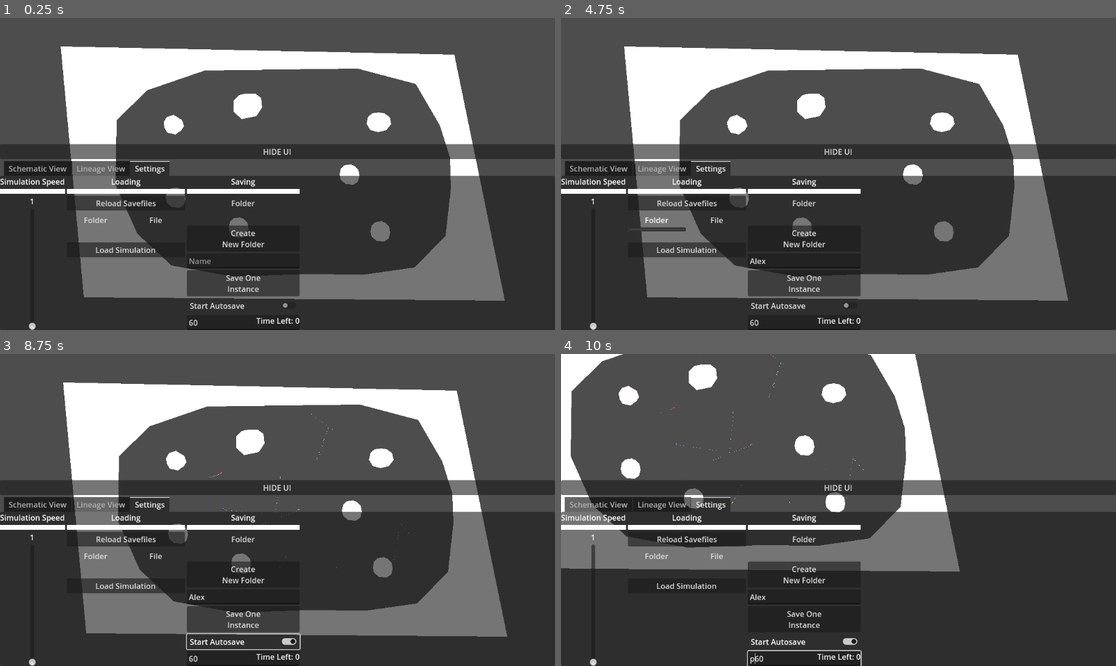
Above: before the commit, frames 1-4 (two rows, left to right).
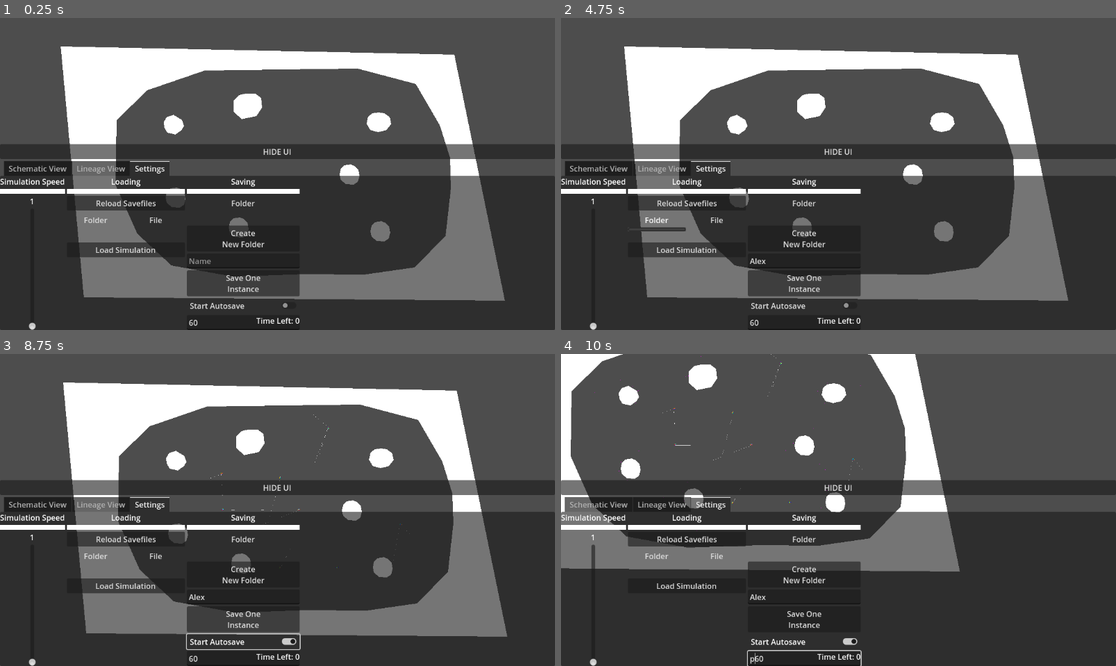
Above: after the commit, the same moments.

Repository: 06gusmog/EVOLUTIONATOR-4000
Game: Godot game, scene res://Misc/world.tscn
Same seed, same stepped clock (60 frames per second), same inputs: the game is played once before the commit and once after it.
Inputs (mouse positions are in pixels of both pictures, inside the frame that each line leads up to):
- Up to frame 1 (0.25 s): no input
- Up to frame 2 (4.75 s): click (805, 261) at 0.52 s; type "Alex" at 0.6 s; click "Create New Folder" at 1.25 s; click "Create New Folder" at 2 s; click "HIDE UI" at 2.75 s; click "SHOW UI" at 3.5 s; click "Folder" at 4.25 s
- Up to frame 3 (8.75 s): click "File" at 5 s; click "Reload Savefiles" at 5.75 s; click "Load Simulation" at 6.5 s; click "Save One Instance" at 7.25 s; click "Start Autosave" at 8 s
- Up to frame 4 (10 s): move the mouse to (899, 569) at 8.77 s; hold Right (right) 8.78-9.53 s; click (899, 569) at 8.85 s; move the mouse to (788, 428) at 9.52 s; hold Down (down) from 9.53 s (still down); tap P (test input) at 9.6 s

Frames 1-2 are identical in both runs. In frame 3, less than 0.1% of the frame differs, in the area x 37-74%, y 19-66%; in frame 4, less than 0.1%, in the area x 17-55%, y 0-48%.
Error after the commit: Attempt to call function 'store_line' in base 'null instance' on a null instance. (res://Misc/SimulationHandler.gd:153)

Commit message:
Timer fix, done now

Diff:
--- a/Godot/Misc/SimulationHandler.gd
+++ b/Godot/Misc/SimulationHandler.gd
@@ -15,7 +15,7 @@
 # Math functions
 func _ready():
 	food_spawn_nodes.pop_at(-1)
-
+	GlobalSettings.autosave_timer = $"Autosave Timer"
 # All test inputs in userinterface!!
 
 func get_random_position(food_spawn_node):
--- a/Godot/Misc/User Interface/Settings/settings.gd
+++ b/Godot/Misc/User Interface/Settings/settings.gd
@@ -34,7 +34,7 @@
 	simulation_speed_slider.value = GlobalSettings.simulation_speed
 
 func _process(delta: float) -> void:
-	time_until_autosave.text = 'Time Left: ' + str(int(autosave_timer.time_left))
+	time_until_autosave.text = 'Time Left: ' + str(int(autosave_timer.time_left / GlobalSettings.simulation_speed))
 
 func _on_simulation_speed_slider_drag_ended(value_changed: bool) -> void:
 	GlobalSettings.simulation_speed = simulation_speed_slider.value
@@ -95,8 +95,8 @@
 func _on_autosave_time_text_changed(new_text: String) -> void:
 	if new_text.is_valid_int():
 		if int(new_text) > 0:
-			autosave_timer.wait_time = int(new_text) * 60
-			print(autosave_timer.wait_time)
+			GlobalSettings.time_between_saves = int(new_text) * 60
+			autosave_timer.wait_time = GlobalSettings.time_between_saves * GlobalSettings.simulation_speed
 
 func _on_check_button_button_down() -> void:
 	if check_button.button_pressed:
--- a/Godot/Misc/User Interface/UserInterface.gd
+++ b/Godot/Misc/User Interface/UserInterface.gd
@@ -47,6 +47,7 @@
 
 	if Input.is_action_just_pressed('test input'):
 		pass
+	"""
 	if Input.is_action_just_pressed('Save'):
 		print('Saving!')
 		world.save_game_2()
@@ -56,6 +57,7 @@
 		connection_monitor.unload_creature()
 		print('Loading save at location "' + GlobalSettings.savefile_selected + '"')
 		world.load_game_2(GlobalSettings.savefile_selected)
+	"""
 	#progress_bar.value = creature_selected.energy
 
 
--- a/Godot/Standards/global_settings.gd
+++ b/Godot/Standards/global_settings.gd
@@ -1,5 +1,5 @@
 extends Node
-
+var autosave_timer
 #Map
 var map_size = Vector2(640, 384)
 
@@ -54,8 +54,12 @@
 var simulation_speed = 1
 var food_cap = 1000
 var ticks_per_second = 30
+var time_between_saves = 3600
 
 func set_simulation_speed(speed):
+
+	autosave_timer.start((autosave_timer.time_left / autosave_timer.wait_time) * time_between_saves * speed)
+	autosave_timer.wait_time = time_between_saves * speed
 	Engine.time_scale = simulation_speed
 	Engine.physics_ticks_per_second = ticks_per_second * simulation_speed
 
@@ -71,9 +75,9 @@
 	'armor_cell.tscn':Color.DARK_GRAY
 	}
 
-
 var savefile_selected = "res://savefiles/savegame13-8.txt"
 var save_path = "res://savefiles/Placeholder/"
-
+"""
 func _ready():
 	set_simulation_speed(simulation_speed)
+"""
Not shown, added: Godot/savefiles/Goober/savegame9-48.txt
Not shown, added: Godot/savefiles/Goober/savegame9-49.txt
Not shown, added: Godot/savefiles/Goober/savegame9-50.txt
Not shown, added: Godot/savefiles/Goober/savegame9-51.txt
Not shown, added: Godot/savefiles/Goober/savegame9-52.txt
Not shown, added: Godot/savefiles/Goober/savegame9-53.txt
Not shown, added: Godot/savefiles/Goober/savegame9-54.txt
Not shown, added: Godot/savefiles/Goober/savegame9-55.txt
Not shown, added: Godot/savefiles/Goober/savegame9-56.txt
Not shown, added: Godot/savefiles/Goober/savegame9-57.txt
Not shown, added: Godot/savefiles/Goober/savegame9-58.txt
Not shown, removed: Godot/savefiles/Placeholder/savegame9-43.txt
(and 3 more such lines)
